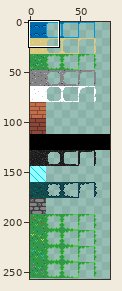
Two versions of one pixel-art file, aseprite/tiles_biome.aseprite. Above: a wide view before the commit, with the close-up outlined.
Close-up. Before:
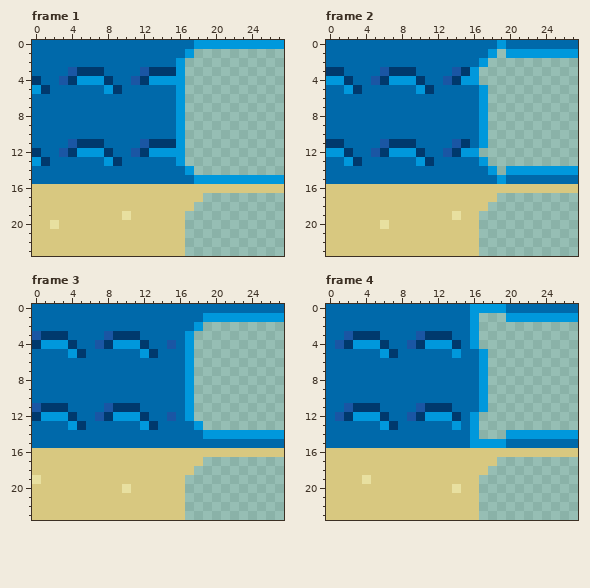
80x257 pixels, 4 frames. Shown: frame 1: x 0..27, y 0..23; frame 2: x 0..27, y 0..23; frame 3: x 0..27, y 0..23; frame 4: x 0..27, y 0..23.
After the commit:
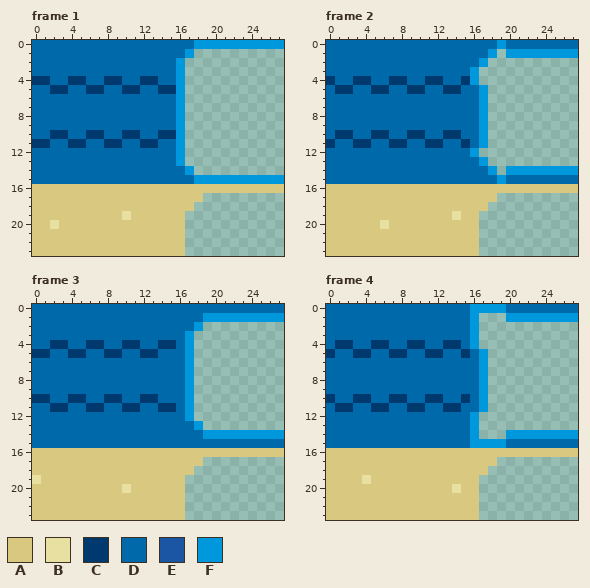
Palette (. is transparent): A #d8c880  B #e8e0a0  C #00396d  D #0069aa  E #1a56a4  F #0098dc
Author's note on the commit: Restored old water
Changes in this commit:
Frame 1:
The edit turns colour D into colour C in row 4 at x 1 and 9; in row 5 at x 2 to 3, 6 to 7, 10 to 11 and 14 to 15; in row 10 at x 2 to 3, 6 to 7, 10 to 11 and 14 to 15; in row 11 at x 0 to 1 and 8 to 9.
The edit turns colour E into colour C in row 11 at x 4 and 12.
The edit turns colour F into colour C in row 4 at x 5 and 13.
The edit turns colour C into colour D in row 3 at x 5 to 7 and 13 to 15; in row 5 at x 1 and 9; in row 11 at x 6 to 7 and 14 to 15; in row 12 at x 0, 4, 8 and 12; in row 13 at x 1 and 9.
The edit turns colour E into colour D in row 3 at x 4 and 12; in row 4 at x 3 and 11; in row 12 at x 3 and 11.
The edit turns colour F into colour D in row 4 at x 6 to 7 and 14 to 15; in row 5 at x 0 and 8; in row 12 at x 5 to 7 and 13 to 15; in row 13 at x 0 and 8.
Frame 2:
The edit turns colour D into colour C in row 4 at x 3 to 4 and 11 to 12; in row 5 at x 1, 5 to 6, 9 and 13 to 14; in row 10 at x 1 to 2, 5 to 6, 9 to 10 and 13 to 14; in row 11 at x 3 to 4 and 11 to 12.
The edit turns colour F into colour C in row 4 at x 0, 7 to 8 and 15; in row 5 at x 2 and 10.
The edit turns colour C into colour D in row 3 at x 0 to 1, 7 to 9 and 15; in row 4 at x 2, 6, 10 and 14; in row 5 at x 3 and 11; in row 11 at x 1 and 9; in row 12 at x 2, 6, 10 and 14; in row 13 at x 3 and 11.
The edit turns colour E into colour D in row 3 at x 6 and 14; in row 4 at x 5 and 13; in row 11 at x 6 and 14; in row 12 at x 5 and 13.
The edit turns colour F into colour D in row 4 at x 1 and 9; in row 12 at x 0 to 1, 7 to 9 and 15; in row 13 at x 2 and 10.
Frame 3:
The edit turns colour D into colour C in row 4 at x 6 and 14; in row 5 at x 0 to 1 and 8 to 9; in row 10 at x 0 to 1, 4 to 5, 8 to 9 and 12 to 13; in row 11 at x 6 to 7 and 14 to 15.
The edit turns colour E into colour C in row 4 at x 7 and 15.
The edit turns colour F into colour C in row 4 at x 2 to 3 and 10 to 11; in row 5 at x 4 and 12.
The edit turns colour C into colour D in row 3 at x 1 to 3 and 9 to 11; in row 4 at x 0, 4, 8 and 12; in row 11 at x 1 and 9; in row 12 at x 0, 4, 8 and 12; in row 13 at x 5 and 13.
The edit turns colour E into colour D in row 3 at x 0 and 8; in row 11 at x 0 and 8; in row 12 at x 7 and 15.
The edit turns colour F into colour D in row 4 at x 1 and 9; in row 12 at x 1 to 3 and 9 to 11; in row 13 at x 4 and 12.
Frame 4:
The edit turns colour D into colour C in row 5 at x 0, 3 to 4, 8, 11 to 12 and 15; in row 10 at x 0, 3 to 4, 7 to 8, 11 to 12 and 15; in row 11 at x 1, 6, 9 and 14.
The edit turns colour E into colour C in row 4 at x 1 and 9; in row 11 at x 2 and 10.
The edit turns colour F into colour C in row 4 at x 5 and 13.
The edit turns colour C into colour D in row 3 at x 3 to 5 and 11 to 13; in row 11 at x 3 to 4 and 11 to 12; in row 12 at x 2, 6, 10 and 14; in row 13 at x 7.
The edit turns colour E into colour D in row 3 at x 2 and 10; in row 12 at x 1 and 9.
The edit turns colour F into colour D in row 4 at x 3 to 4 and 11 to 12; in row 5 at x 6 and 14; in row 12 at x 3 to 5 and 11 to 13; in row 13 at x 6 and 14.
Boxes around the changes in both close-ups, in picture pixels (x1, y1, x2, y2):
changed: (32, 67, 176, 94)
changed: (32, 130, 176, 166)
changed: (326, 67, 470, 94)
changed: (326, 130, 470, 166)
changed: (32, 331, 176, 358)
changed: (32, 394, 176, 430)
changed: (326, 331, 470, 358)
changed: (326, 394, 470, 430)
